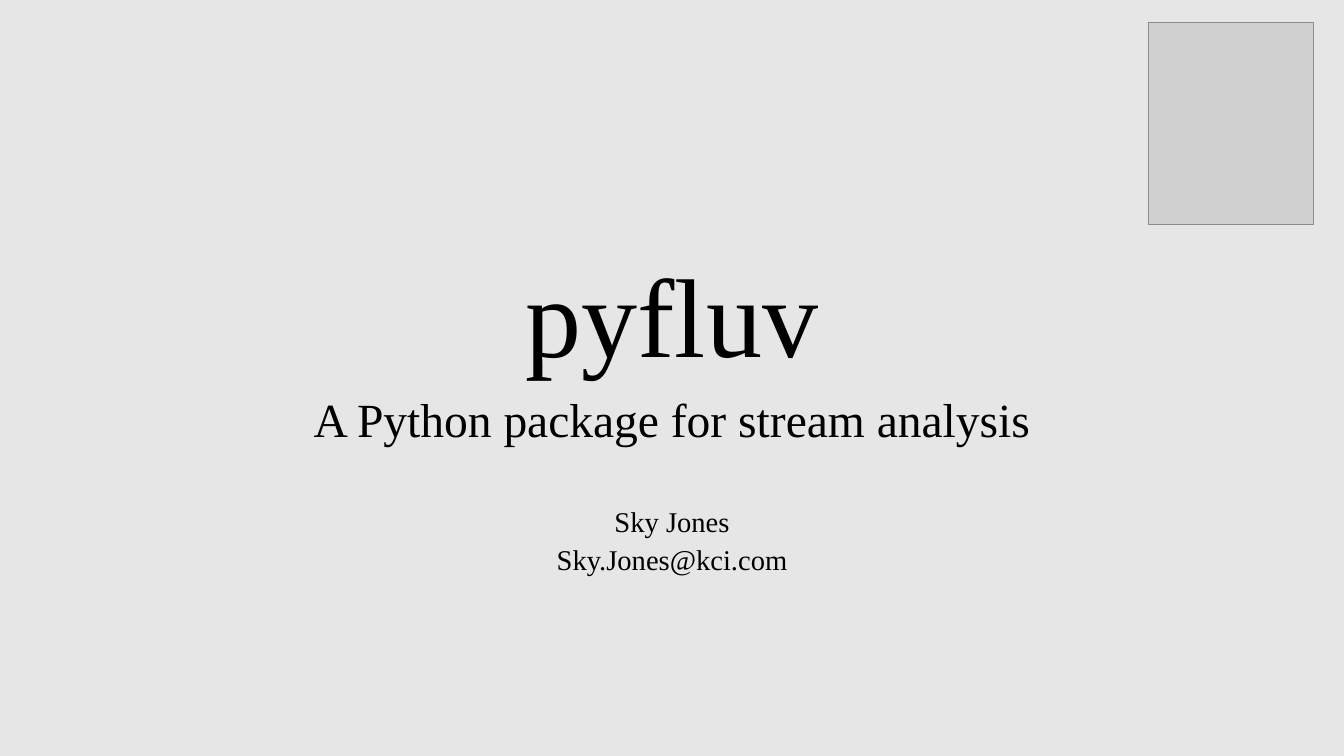
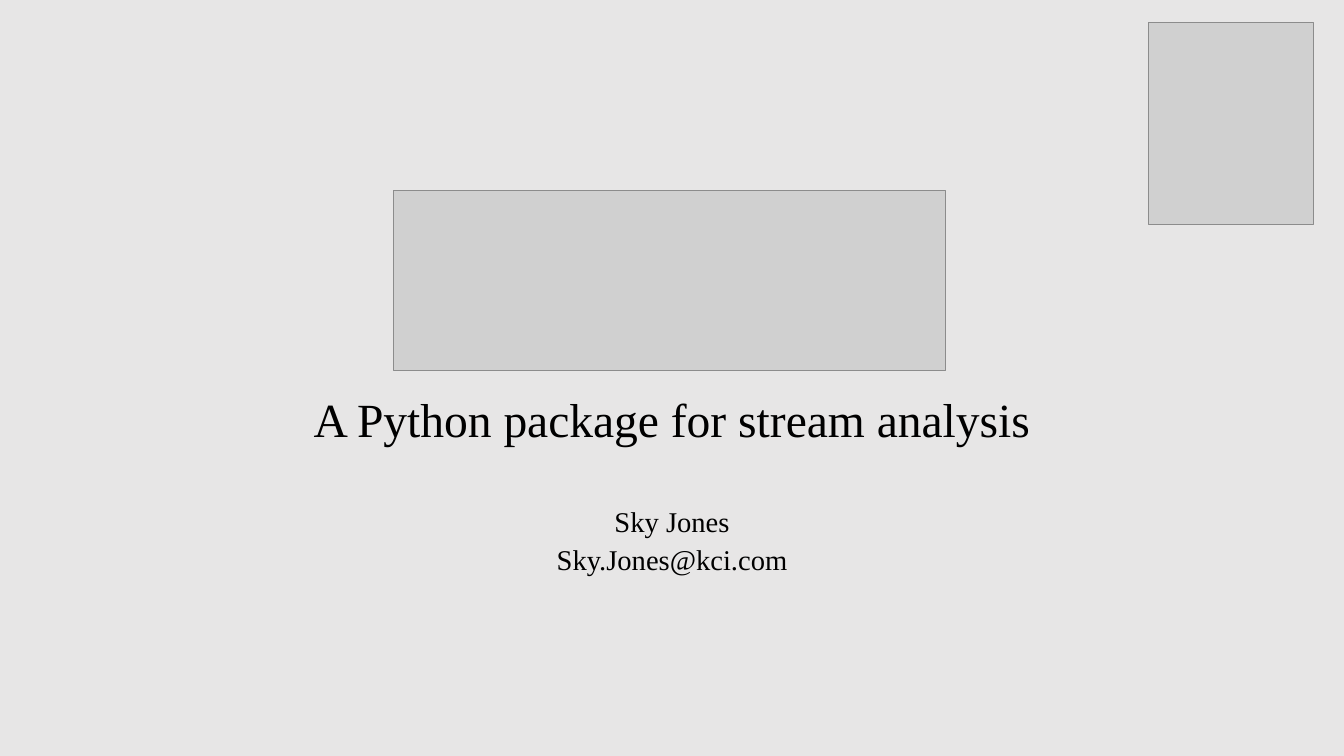
Before and after one commit to rsjones94/presentation-materials, a slide deck: slide 1 of TNAWRA_4-10-2019/jones_randall_pyfluv.pptx. Drawn at 1344x756 pixels with LibreOffice and Linux fonts; fonts in the diff are those of the drawing; grey boxes stand for pictures. Boxes give left, top, right and bottom in pixels: in the first picture for what was removed or moved away, otherwise in the second. Text is boxed around its words. In the diff, an @@ line names an element or a change of style, - is before the commit and + after.

```diff
--- a/TNAWRA_4-10-2019/jones_randall_pyfluv.pptx
+++ b/TNAWRA_4-10-2019/jones_randall_pyfluv.pptx
@@ picture added at <box>393,191,946,371</box> @@
@@ title removed at <box>526,278,818,378</box> @@
-pyfluv
```
Also in this commit, not shown: 2 other slides changed, 1 slide added, 1 slide removed, 1 other file.
